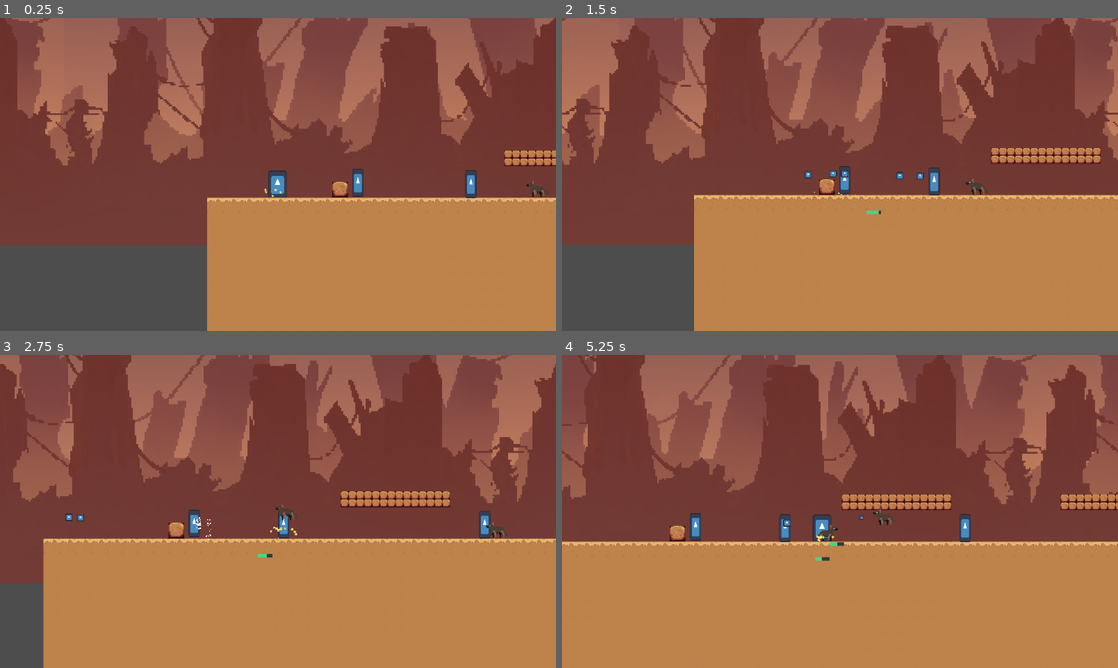
Above: before the commit, frames 1-4 (two rows, left to right).
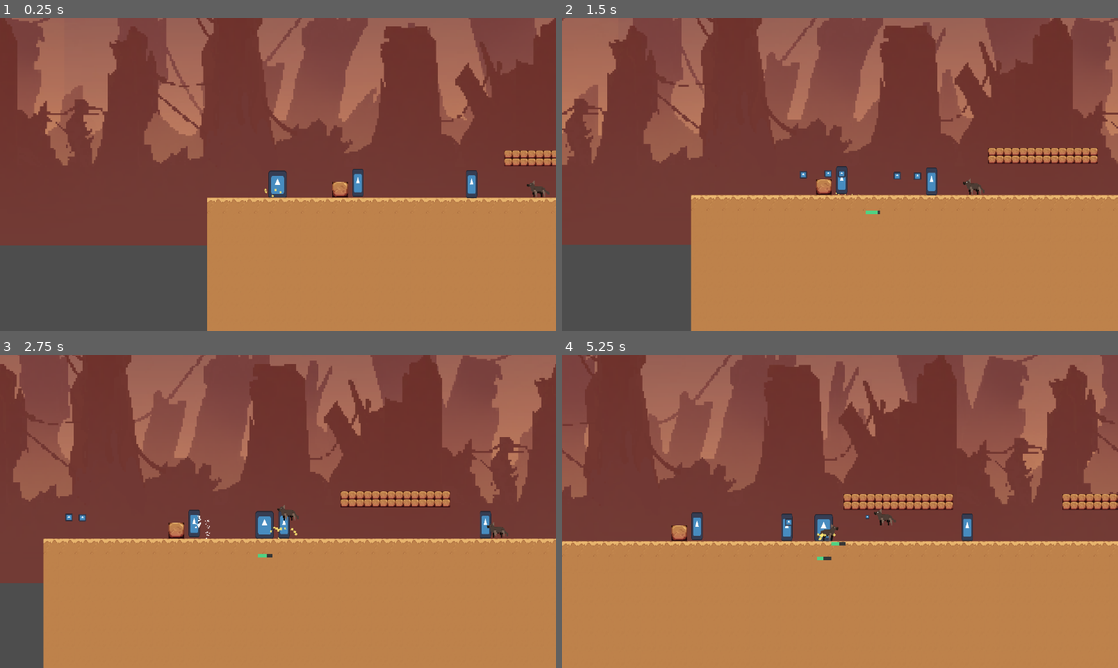
Above: after the commit, the same moments.

Repository: dzfrias/gladiator
Game: Godot game, scene res://scenes/level_playtest.tscn
Same seed, same stepped clock (60 frames per second), same inputs: the game is played once before the commit and once after it. This scene is started directly instead of the project's main scene. The engine's default icon, where the game draws it, is replaced by a stand-in: a white triangle on a blue panel in a dark square. Sound files missing from this copy of the repository are replaced by a short silence.
Inputs (mouse positions are in pixels of both pictures, inside the frame that each line leads up to):
- Up to frame 1 (0.25 s): no input
- Up to frame 2 (1.5 s): move the mouse to (962, 158) at 0.52 s; hold S (crouch) 0.53-1.28 s; hold D (right) from 0.53 s (still down); tap Space (jump) at 0.77, 1.07 s; move the mouse to (728, 190) at 1.27 s; click (728, 190) at 1.35 s
- Up to frame 3 (2.75 s): tap Space (jump) at 1.52, 1.82 s; move the mouse to (333, 442) at 2.02 s; release D (right) at 2.03 s; hold A (left) from 2.03 s (still down); hold I (interact) from 2.03 s (still down)
- Up to frame 4 (5.25 s): move the mouse to (812, 574) at 2.77 s; release A (left) at 2.78 s; release I (interact) at 2.78 s; hold D (right) 2.78-4.28 s; tap E (roll) at 2.85 s; tap Space (jump) at 3.02, 3.32, 3.77, 4.07, 4.52, 4.82 s; move the mouse to (1006, 558) at 3.52 s; hold Shift (shield) 3.53-4.28 s; move the mouse to (673, 464) at 4.27 s; hold A (left) 4.28-5.03 s; tap S (crouch) at 4.35 s; move the mouse to (867, 511) at 5.02 s; press the mouse at (867, 511) at 5.03 s; hold D (right) from 5.03 s (still down)

The runs differ from the first frame. In frame 1, 0.1% of the frame differs, in the area x 83-99%, y 48-58%; in frame 2, 4.6%, in the area x 0-100%, y 0-100%; in frame 3, 0.5%; in frame 4, 3.4%.

Commit message:
add basic patrol state

Diff:
--- a/scripts/follow_enemy.gd
+++ b/scripts/follow_enemy.gd
@@ -5,20 +5,27 @@
 @export var stop_dist: float = 0.0
 @export var jump_follow_cooldown: float = 0.0
 @export var impact_particle_prefab: PackedScene
+@export var patrol_speed = 50
+@export_range(0.5, 8, 0.1) var min_move_time := 2
+@export_range(0.5, 8, 0.1) var max_move_time := 5
+@export_range(0.5, 8, 0.1) var min_idle_time := 2
+@export_range(0.5, 8, 0.1) var max_idle_time := 5
 
 @onready var _platform_detection = $PlatformDetection
-var _state: State = State.IDLE
+var _state: State
 var _tracking: Node2D
 var _jump_follow_timer := 0.0
 
 enum State {
 	IDLE,
+	PATROL,
 	TRACKING,
 	ATTACKING,
 	TIRED,
 }
 
 func _ready() -> void:
+	_patrol()
 	$DetectionZone.body_entered.connect(_on_detection_zone_body_entered)
 	$DetectionZone.body_exited.connect(_on_detection_zone_body_exited)
 	$Health.died.connect(_on_health_died)
@@ -66,6 +73,8 @@
 		State.IDLE:
 			# TODO make enemy patrol back and forth
 			velocity.x = 0
+		State.PATROL:
+			velocity.x = patrol_speed * $Direction.scalar
 		State.TIRED:
 			velocity.x = 0
 		State.ATTACKING:
@@ -77,7 +86,7 @@
 	if _tracking != null:
 		return
 	_tracking = Player.Instance
-	if _state == State.IDLE:
+	if _state == State.IDLE or _state == State.PATROL:
 		_state = State.TRACKING
 	for body in $NotifyZone.get_overlapping_bodies():
 		body.notify()
@@ -87,6 +96,21 @@
 
 func _can_attack() -> bool:
 	return true
+
+func _patrol():
+	_state = State.PATROL
+	var patrol_time = randf_range(min_move_time, max_move_time)
+	await get_tree().create_timer(patrol_time).timeout
+	if _state == State.PATROL:
+		_idle()
+
+func _idle():
+	_state = State.IDLE
+	var idle_time = randf_range(min_idle_time, max_idle_time)
+	await get_tree().create_timer(idle_time).timeout
+	if _state == State.IDLE:
+		$Direction.scalar = -$Direction.scalar
+		_patrol()
 
 func _on_detection_zone_body_entered(body: Node2D) -> void:
 	if body is Player:
